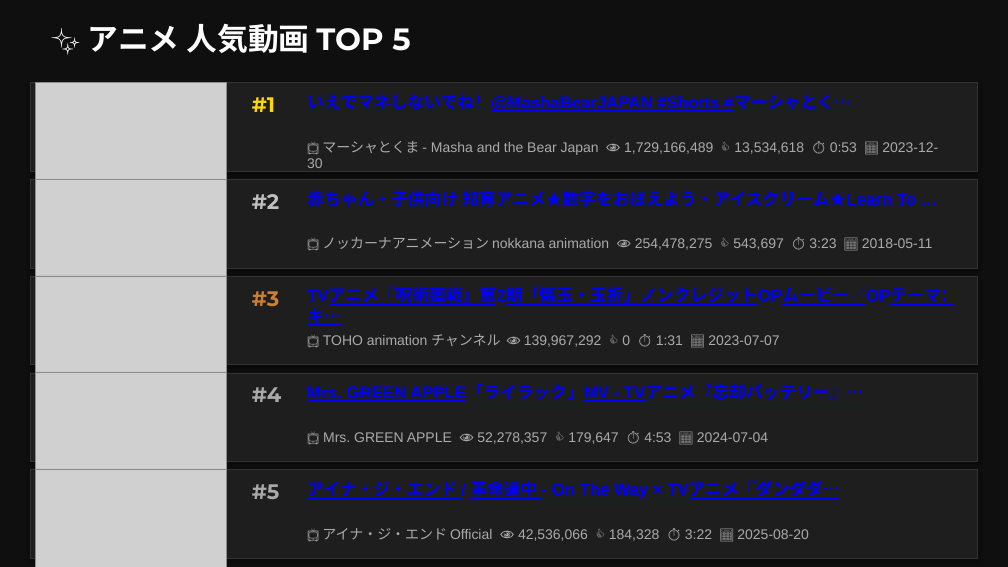
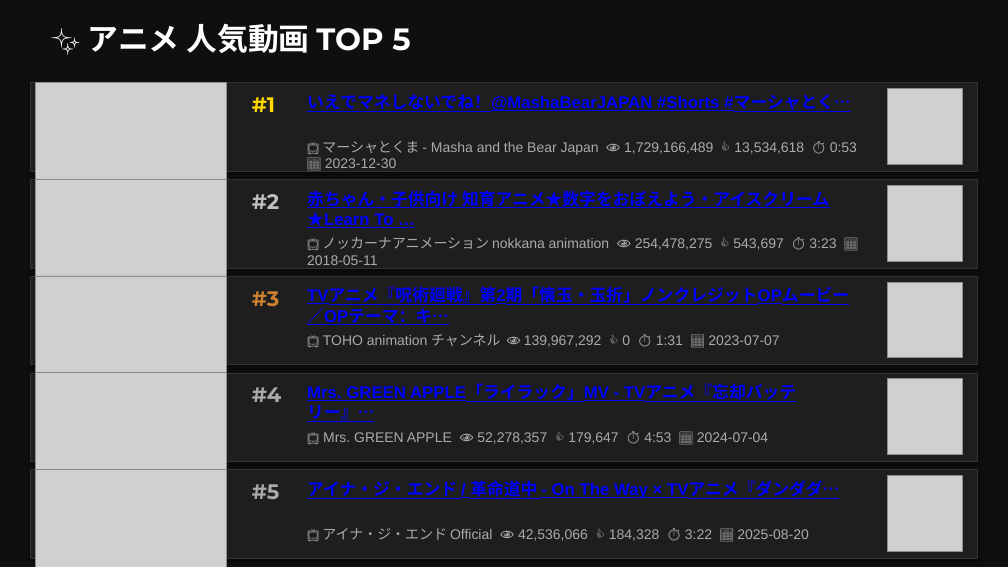
Before and after one commit to asaneasaburo0910-hub/youtube-crawler, a slide deck: slide 14 of youtube_ranking_20260517.pptx. Drawn at 1008x567 pixels with LibreOffice and Linux fonts; fonts in the diff are those of the drawing; grey boxes stand for pictures. Boxes give left, top, right and bottom in pixels: in the first picture for what was removed or moved away, otherwise in the second. Text is boxed around its words. In the diff, an @@ line names an element or a change of style, - is before the commit and + after.

```diff
--- a/youtube_ranking_20260517.pptx
+++ b/youtube_ranking_20260517.pptx
@@ picture added at (887,89,963,164) @@
@@ text "📺 マーシャとくま - Masha and ..." rewrapped from (307,141,938,168) to (322,141,857,168) @@
@@ text "赤ちゃん・子供向け 知育アニメ★数字をおぼえよう・アイスクリーム★Learn To …" rewrapped from (307,190,916,208) to (307,190,829,228) @@
@@ picture added at (887,185,963,261) @@
@@ text "📺 ノッカーナアニメーション nokkana animation 👁 ..." rewrapped from (322,237,932,250) to (307,237,836,265) @@
@@ text "TVアニメ『呪術廻戦』第2期「懐玉・玉折」ノンクレジットOPムービー／OPテーマ：キ…" rewrapped from (307,288,957,325) to (307,288,849,325) @@
@@ picture added at (887,282,963,358) @@
@@ text "Mrs. GREEN APPLE「ライラック」MV - TVアニメ『忘却バッテリー』…" rewrapped from (307,385,863,402) to (307,385,796,422) @@
@@ picture added at (887,379,963,455) @@
@@ picture added at (887,476,963,551) @@
```
Also in this commit, not shown: 13 other slides changed.
